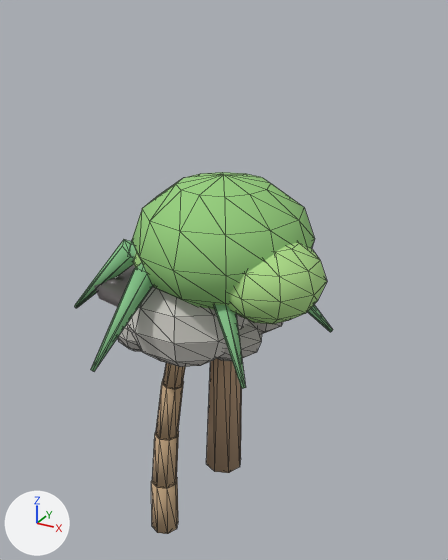
The glTF model public/glb/props3d.glb, before and after one commit.
Before and after are seen from a 50 mm camera at (2.86, -4.87, 2.6) aimed at (-0.06, 0.44, -0.06). The axes (+X, +Y, +Z) are drawn at lower left. The lights are the same throughout. The first picture is the older version. Mesh edges are drawn as thin lines on the coarser meshes. Where no turn or scale is listed for an object, it has been applied to the vertices.

The first picture shows 'ore', 'palm', 'tar', 'tree' and 1 more.
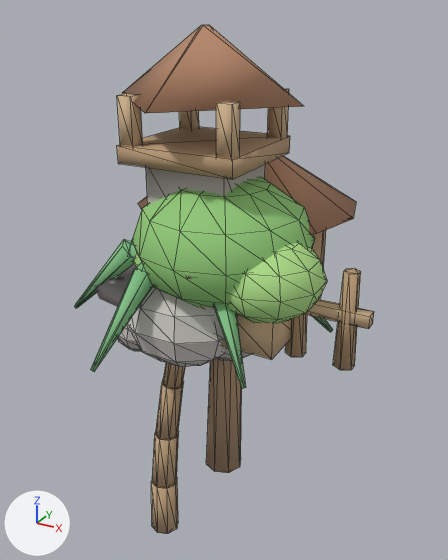
Diff of the bpy script that builds the scene:
```diff
--- a/public/glb/props3d.glb.py
+++ b/public/glb/props3d.glb.py
@@ ob_b_tower @@
+ob_b_tower = bpy.data.objects.new('b_tower', me_cube_014)  # 64 vertices, 96 faces; spans x -0.92..0.92, y -0.92..0.92, z -0.16..2.46; in mat_stone_w (light grey #c4c0ba), mat_wood_b (beige #bfa07c), mat_wood_b2 (beige #d4b690), mat_roof (brown #b58669)
+ob_b_tower.location = (0.0, 0.0, 0.0)
@@ ob_b_wall @@
+ob_b_wall = bpy.data.objects.new('b_wall', me_cone_032)  # a 6-sided cut cone along z (radius 0.1 at the low end, 0.07 at the high end) spanning x -0.09..0.09, y -0.1..0.1, z -0.43..0.43, material slot 0; a 6-sided cut cone along z (radius 0.1 at the low end, 0.07 at the high end) spanning x 0.39..0.57, y -0.1..0.1, z -0.43..0.51, material slot 0; a 6-sided cut cone along z (radius 0.1 at the low end, 0.07 at the high end) spanning x 0.87..1.05, y -0.1..0.1, z -0.43..0.43, material slot 0; a 6-sided cut cone along z (radius 0.1 at the low end, 0.07 at the high end) spanning x 1.35..1.53, y -0.1..0.1, z -0.43..0.51, material slot 0; a box spanning x -0.21..1.65, y -0.06..0.06, z 0.03..0.15, material slot 1; in mat_wood_b (beige #bfa07c), mat_wood_b2 (beige #d4b690)
+ob_b_wall.location = (0.0, 0.0, 0.0)
@@ ob_b_storage @@
+ob_b_storage = bpy.data.objects.new('b_storage', me_cube_010)  # 32 vertices, 48 faces; spans x -0.46..1.1, y -0.88..0.68, z -0.26..1.08; in mat_wood_b (beige #bfa07c), mat_wood_b2 (beige #d4b690), mat_roof (brown #b58669)
+ob_b_storage.location = (0.0, 0.0, 0.0)
@@ ob_b_hut @@
+ob_b_hut = bpy.data.objects.new('b_hut', me_cube_008)  # a box spanning x -0.17..0.17, y -0.05..0.05, z -0.34..0.34, material slot 0; a 12-sided cylinder along z spanning x -0.86..0.86, y -0.02..1.7, z -0.34..0.7, material slot 1; a 12-sided cone pointing to +z spanning x -1.16..1.16, y -0.32..2.0, z 0.7..1.42, material slot 2; a box spanning x 0.65..0.75, y 0.09..0.19, z -0.34..0.86, material slot 3; in mat_bark (beige #ad9073), mat_wood_b (beige #bfa07c), mat_roof (brown #b58669), mat_wood_b2 (beige #d4b690)
+ob_b_hut.location = (0.0, 0.0, 0.0)
```

Changed parts and their boxes [x1, y1, x2, y2] in the pictures (448 x 560 px):
'b_tower', added: after [117, 25, 303, 341]
    faces in mat_roof (brown #b58669): [122, 25, 303, 113]
    faces in mat_wood_b (beige #bfa07c): [117, 127, 290, 179]
    faces in mat_wood_b2 (beige #d4b690): [117, 89, 289, 159]
    faces in mat_stone_w (light grey #c4c0ba): [146, 164, 265, 341]
'b_hut', added: after [138, 156, 356, 299]
    faces in mat_roof (brown #b58669): [138, 156, 356, 234]
    faces in mat_wood_b (beige #bfa07c): [312, 230, 326, 299]
'b_wall', added (beige): after [285, 268, 374, 370]
    faces in mat_wood_b (beige #bfa07c): [285, 268, 361, 370]
    faces in mat_wood_b2 (beige #d4b690): [305, 299, 374, 329]
'b_storage', added: after [187, 277, 291, 359]
    faces in mat_wood_b2 (beige #d4b690): [221, 314, 291, 359]
